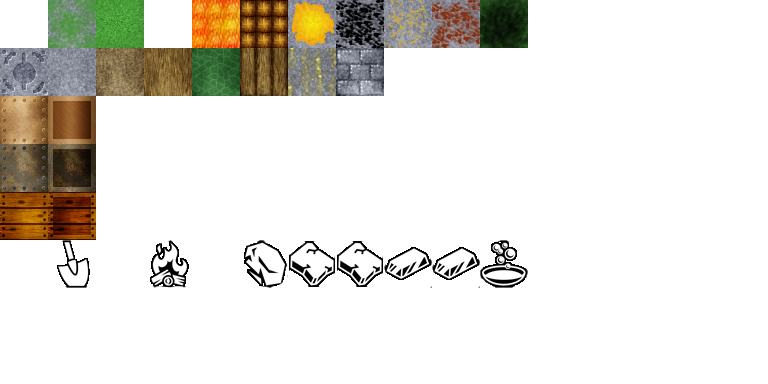
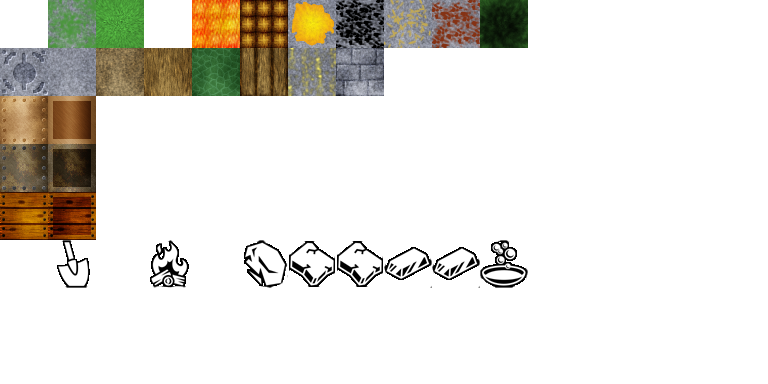
Before/after of a 768 x 384 layered artwork. What changed in the layer stack:
painted on "23 - stone wall" over left=336, top=48, right=384, bottom=96
